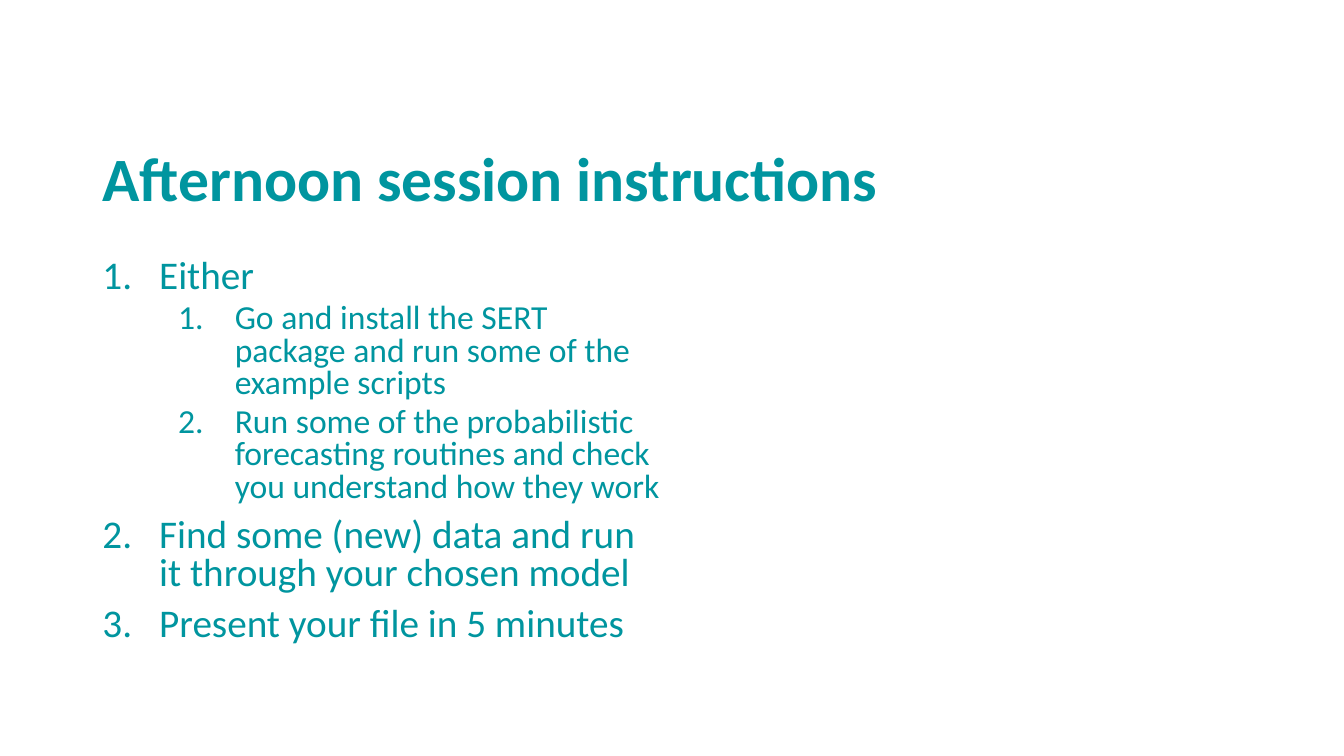
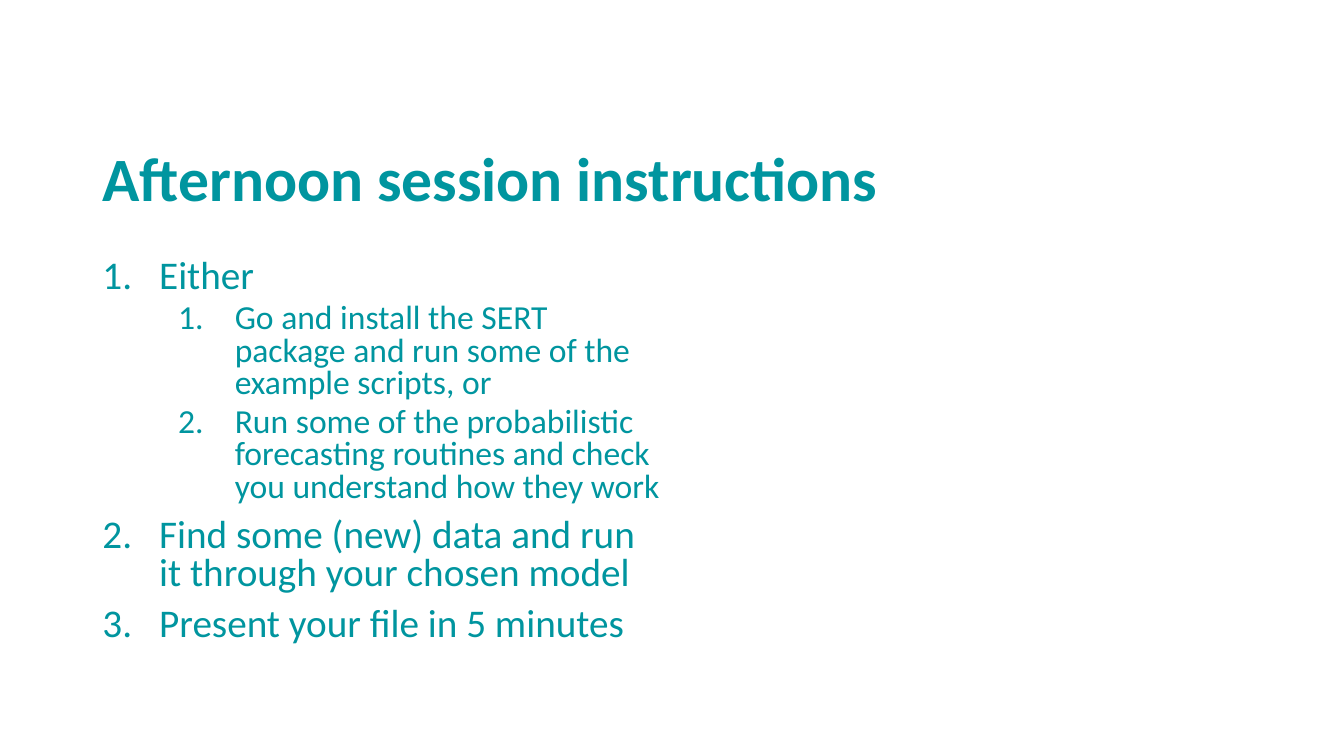
Before and after one commit to andrewcparnell/STAT41130, a slide deck: slide 25 of slides/day 4/D4C2_SERT.pptx. Drawn at 1344x756 pixels with LibreOffice and Linux fonts; fonts in the diff are those of the drawing; background and template pictures are left out. Boxes give left, top, right and bottom in pixels: in the first picture for what was removed or moved away, otherwise in the second. Text is boxed around its words. In the diff, an @@ line names an element or a change of style, - is before the commit and + after.

```diff
--- a/slides/day 4/D4C2_SERT.pptx
+++ b/slides/day 4/D4C2_SERT.pptx
@@ text at (x1=235, y1=305, x2=630, y2=400): text changed @@
-  1. Go and install the SERT package and run some of the example scripts
+  1. Go and install the SERT package and run some of the example scripts, or
```
Also in this commit, not shown: 1 other slide changed, 3 other files.
